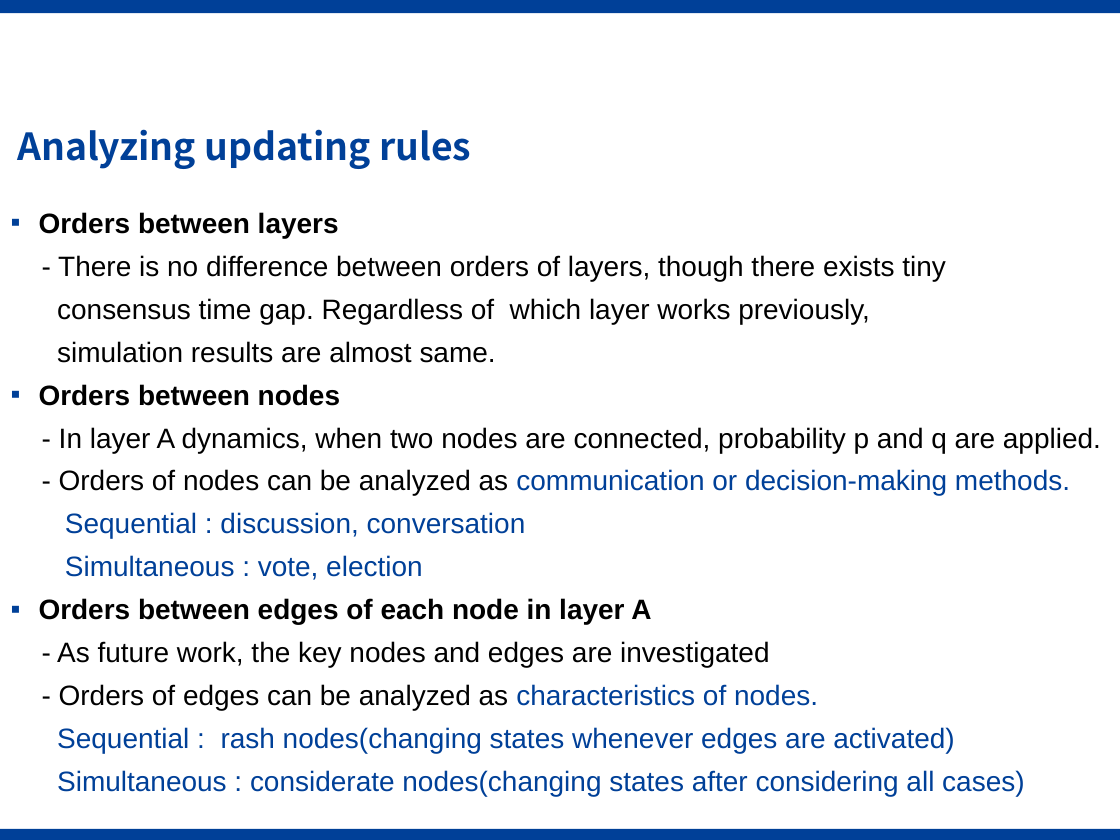
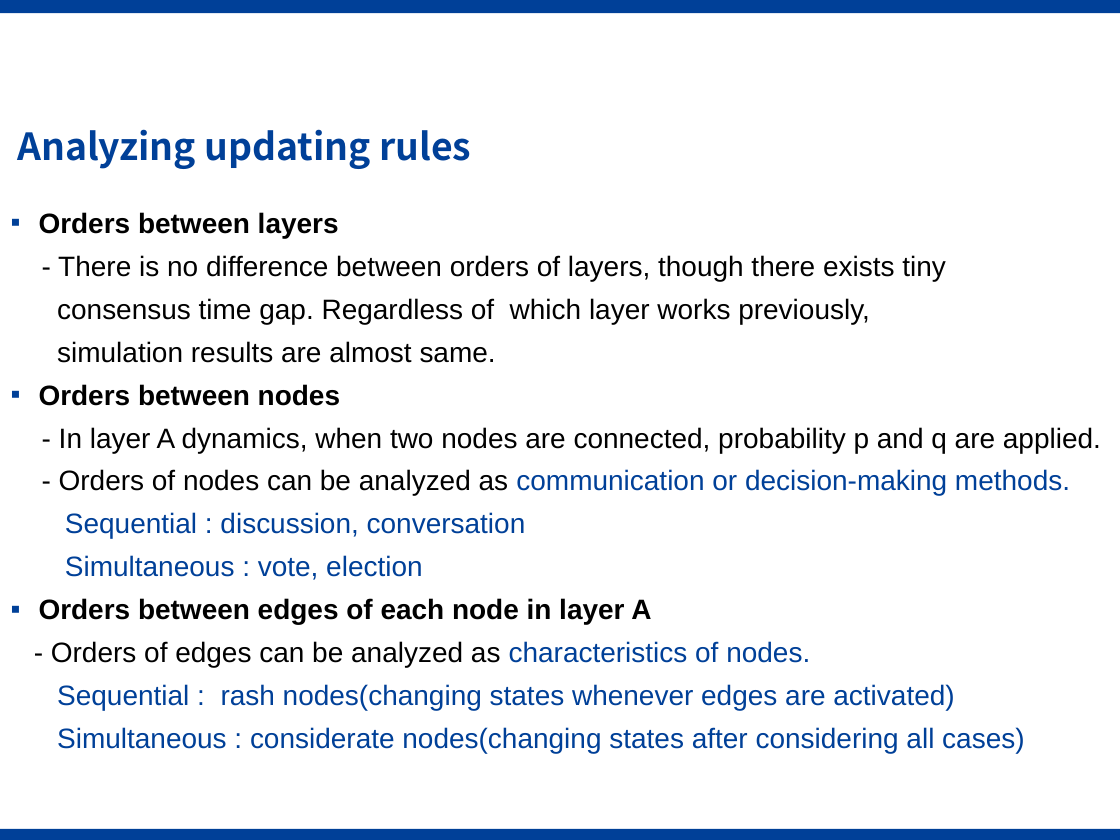
Before and after one commit to leighsix/thesisgit, a slide deck: slide 5 of progress12.pptx. Drawn at 1120x840 pixels with LibreOffice and Linux fonts; fonts in the diff are those of the drawing; background and template pictures are left out. Boxes give left, top, right and bottom in pixels: in the first picture for what was removed or moved away, otherwise in the second. Text is boxed around its words. In the diff, an @@ line names an element or a change of style, - is before the commit and + after.

```diff
--- a/progress12.pptx
+++ b/progress12.pptx
@@ text at [57,641,769,667]: paragraph removed @@
-- As future work, the key nodes and edges are investigated
```
Also in this commit, not shown: 1 other slide changed, 37 other files.
